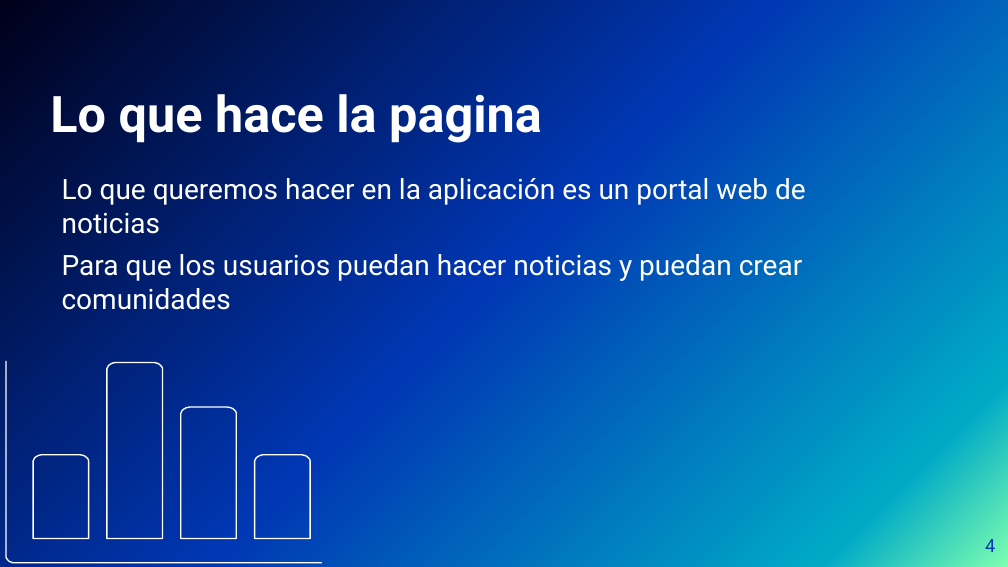
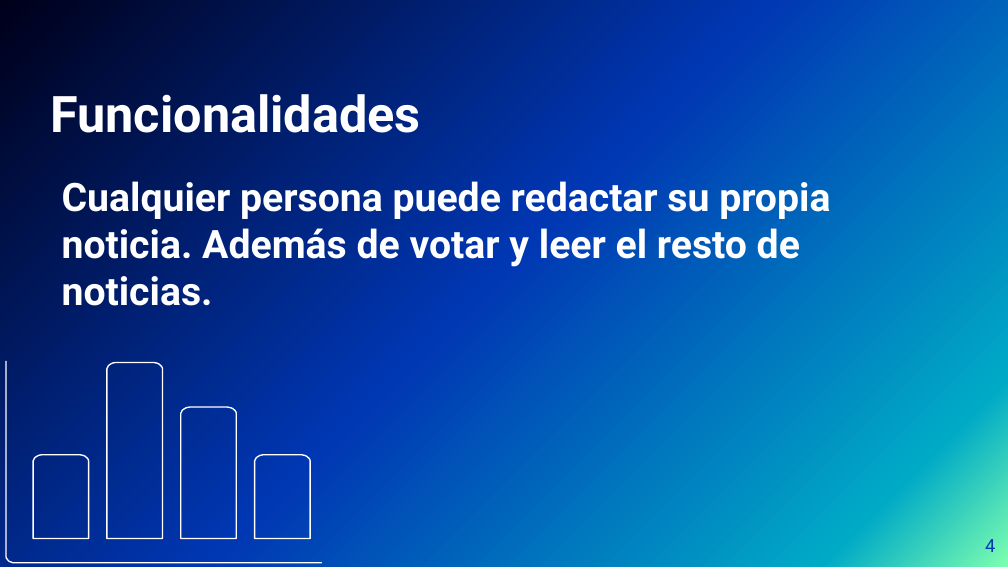
Before and after one commit to Tiinocm/ProyectoIntegrado, a slide deck: slide 4 of carles/presentacion de cronos.pptx. Drawn at 1008x567 pixels with LibreOffice and Linux fonts; fonts in the diff are those of the drawing; background and template pictures are left out. Boxes give left, top, right and bottom in pixels: in the first picture for what was removed or moved away, otherwise in the second. Text is boxed around its words. In the diff, an @@ line names an element or a change of style, - is before the commit and + after.

```diff
--- a/carles/presentacion de cronos.pptx
+++ b/carles/presentacion de cronos.pptx
@@ title at <box>50,86,420,144</box>: text changed @@
-Lo que hace la pagina
+Funcionalidades
@@ text at <box>62,181,830,306</box>: text changed; size 20 to 28 pt; bold on @@
-Lo que queremos hacer en la aplicación es un portal web de noticias
-Para que los usuarios puedan hacer noticias y puedan crear comunidades
+Cualquier persona puede redactar su propia noticia. Además de votar y leer el resto de noticias.
```
Also in this commit, not shown: 3 other slides changed, 2 slides added, 2 slides removed.
